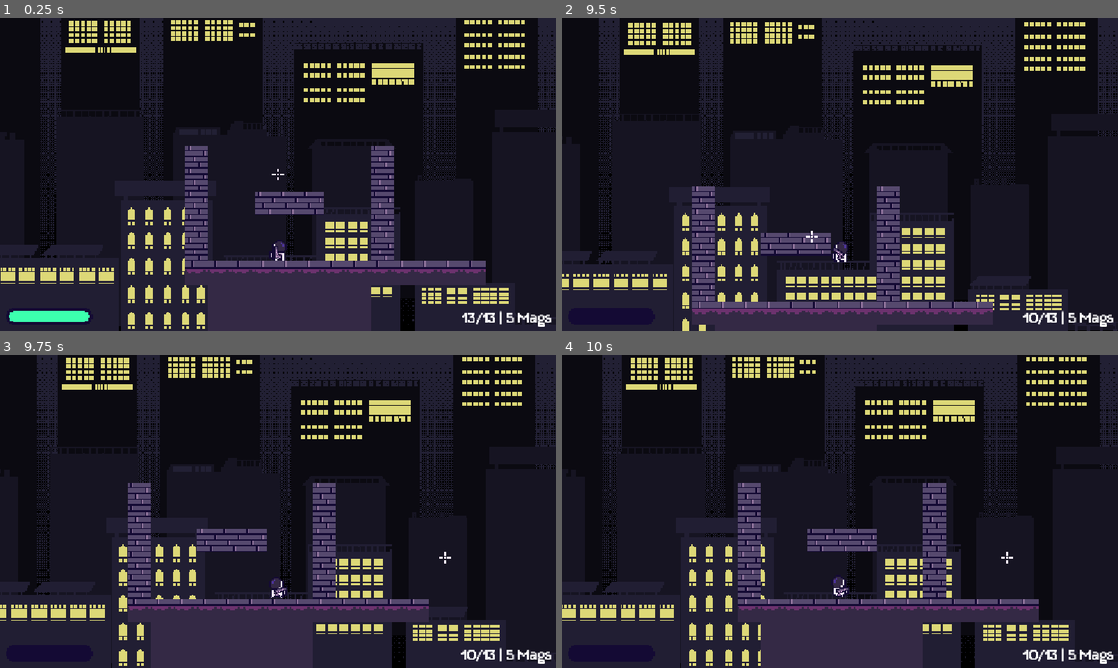
Above: before the commit, frames 1-4 (two rows, left to right).
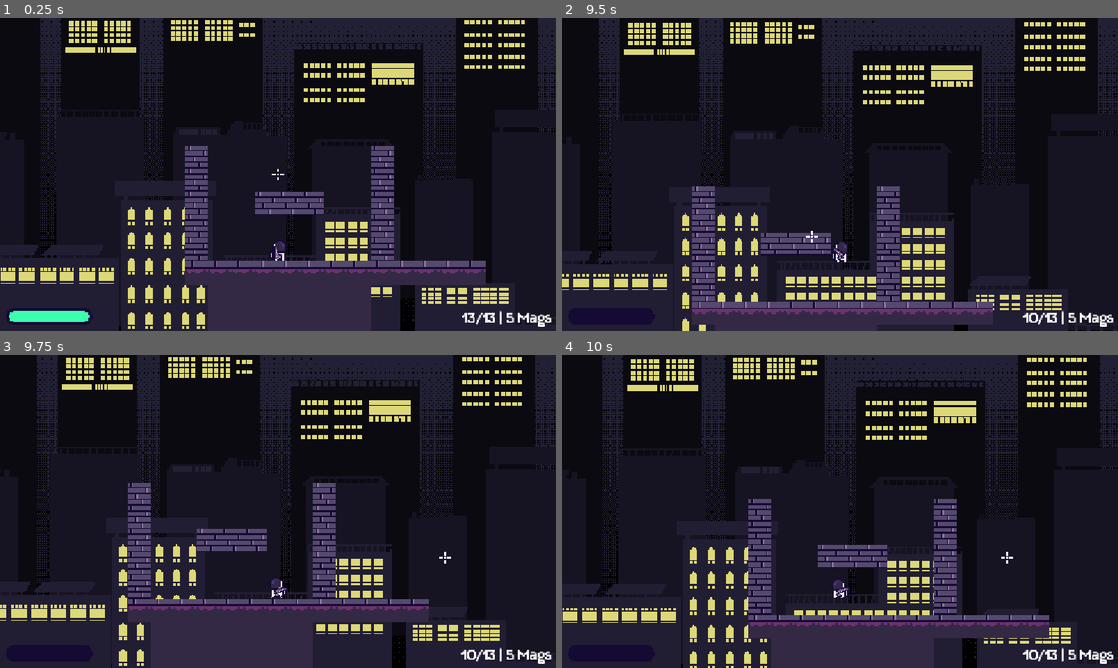
Above: after the commit, the same moments.

Repository: kyteidev/rogueshot
Game: Godot game, scene res://scenes/game_debug.tscn
Two runs of this game, one before a commit and one after it. Both use one fixed random seed, a clock stepped at 60 frames per second and the inputs below.
Inputs (mouse positions are in pixels of both pictures, inside the frame that each line leads up to):
- Up to frame 1 (0.25 s): no input
- Up to frame 2 (9.5 s): tap Enter at 0.5 s; move the mouse to (962, 158) at 0.52 s; hold D (player_right) 0.53-2.03 s; tap W (player_jump) at 0.6, 0.77, 1.07, 1.52, 1.55, 1.82, 2.3, 3.02, 3.05, 3.32, 3.77, 3.8, 4.07, 4.35, 4.52, 4.82, 5.3, 6.02, 6.05, 6.32, 6.77, 6.8, 7.07, 7.52, 7.55, 7.82, 8.1, 9.02, 9.05, 9.32 s; move the mouse to (728, 190) at 1.27 s; click (728, 190) at 1.35 s; move the mouse to (895, 105) at 2.02 s; hold A (player_left) 2.03-2.78 s; hold Shift (player_sprint) 2.03-2.78 s; move the mouse to (812, 237) at 2.77 s; hold D (player_right) 2.78-4.28 s; tap E (weapon_next) at 2.85, 6.6 s; move the mouse to (1006, 221) at 3.52 s; tap Q (weapon_previous) at 3.6, 7.35 s; move the mouse to (673, 127) at 4.27 s; hold A (player_left) 4.28-5.03 s; move the mouse to (867, 174) at 5.02 s; press the mouse at (867, 174) at 5.03 s; hold D (player_right) 5.03-5.78 s; move the mouse to (756, 96) at 5.77 s; release the mouse at (756, 96) at 5.78 s; hold A (player_left) 5.78-7.28 s; tap Shift (player_sprint) at 5.85 s; move the mouse to (962, 158) at 6.52 s; move the mouse to (728, 190) at 7.27 s; hold D (player_right) from 7.28 s (still down); move the mouse to (895, 105) at 8.02 s; move the mouse to (812, 237) at 8.77 s; click (812, 237) at 8.85 s
- Up to frame 3 (9.75 s): move the mouse to (444, 558) at 9.52 s; release D (player_right) at 9.53 s; hold A (player_left) from 9.53 s (still down); hold Shift (player_sprint) from 9.53 s (still down)
- Up to frame 4 (10 s): keep holding A (player_left); keep holding Shift (player_sprint); tap W (player_jump) at 9.77, 9.8 s

Frames 1-3 are identical in both runs. In frame 4, 12% of the frame differs, in the area x 0-100%, y 0-100%.

Commit message:
fix stamina thing

Diff:
--- a/scripts/player.gd
+++ b/scripts/player.gd
@@ -91,7 +91,7 @@
 	var wants_jump = not jump_buffer_timer.is_stopped()
 	var can_jump = is_on_floor() or not coyote_timer.is_stopped()
 
-	if wants_jump and can_jump and stamina > 0.0:
+	if wants_jump and can_jump:
 		velocity.y = JUMP_VELOCITY
 		jump_buffer_timer.stop()
 		coyote_timer.stop()
@@ -148,7 +148,7 @@
 		velocity.x = move_toward(velocity.x, direction * AIR_MAX_SPEED, AIR_ACCEL * delta)
 
 	# wallbounce
-	if is_on_wall() and not is_on_floor() and Input.is_action_just_pressed("player_jump"):
+	if is_on_wall() and not is_on_floor() and Input.is_action_just_pressed("player_jump") and stamina > 0.0:
 		var wall_normal = get_wall_normal().x
 		if wall_normal > 0:
 			anim_sprite.flip_h = false
